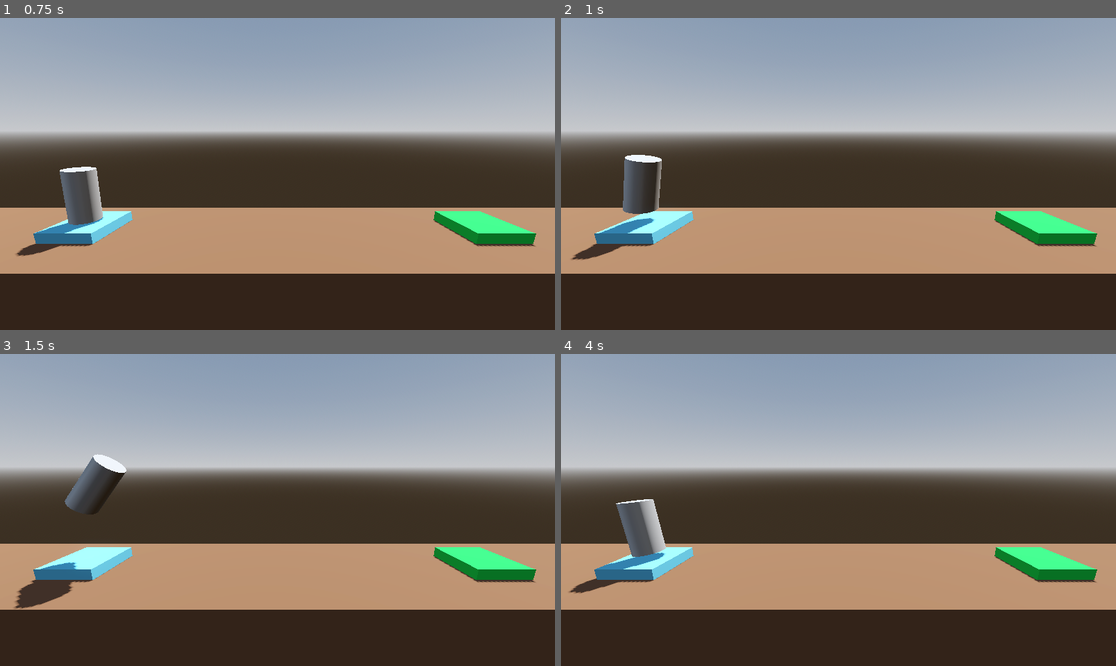
Above: before the commit, frames 1-4 (two rows, left to right).
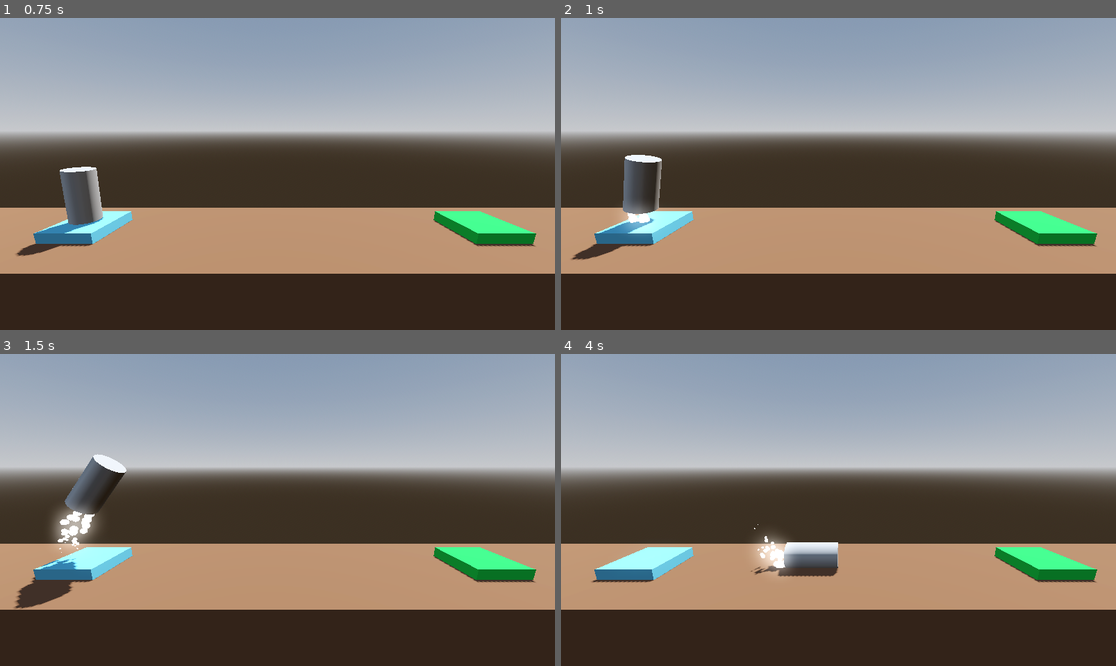
Above: after the commit, the same moments.

Repository: pancat0x10F2C/xXx_SpaceX_Simulator_xXx
Game: Godot game, scene res://Level/level.tscn
The game is run twice, just before and just after one commit, with the same random seed, the same clock (stepped at 60 frames per second) and the same inputs.
Inputs:
- Up to frame 1 (0.75 s): tap Enter at 0.5 s; hold D (rotate_right) from 0.53 s (still down); hold Space (boost) from 0.53 s (still down)
- Up to frame 2 (1 s): keep holding D (rotate_right); keep holding Space (boost)
- Up to frame 3 (1.5 s): release D (rotate_right) at 1.28 s; release Space (boost) at 1.28 s; hold A (rotate_left) from 1.28 s (still down); tap Space (boost) at 1.35 s
- Up to frame 4 (4 s): release A (rotate_left) at 2.03 s; hold Space (boost) 2.03-2.78 s; hold D (rotate_right) 2.03-3.53 s; tap Space (boost) at 2.85 s; hold A (rotate_left) from 3.53 s (still down); hold Space (boost) from 3.53 s (still down)

Frame 1 is identical in both runs. In frame 2, 0.3% of the frame differs, in the area x 11-17%, y 59-69%; in frame 3, 1.0%; in frame 4, 3.2%, in the area x 1-51%, y 46-77%.

Commit message:
Do some changes and stuff, and ye

Diff:
--- /dev/null
+++ b/Level/LandingPad.gd
@@ -0,0 +1,3 @@
+extends CSGBox3D
+
+@export_file("*.tscn") var file_path
--- a/Level/level.tscn
+++ b/Level/level.tscn
@@ -1,6 +1,7 @@
-[gd_scene load_steps=8 format=3 uid="uid://b2ak3ik1l63pw"]
+[gd_scene load_steps=9 format=3 uid="uid://b2ak3ik1l63pw"]
 
 [ext_resource type="PackedScene" uid="uid://drgldvpy4wbmu" path="res://player.tscn" id="1_lo54m"]
+[ext_resource type="Script" uid="uid://d4ha3k8soc2ow" path="res://Level/LandingPad.gd" id="1_lrvxl"]
 
 [sub_resource type="ProceduralSkyMaterial" id="ProceduralSkyMaterial_a63hh"]
 sky_horizon_color = Color(0.64625, 0.65575, 0.67075, 1)
@@ -50,6 +51,8 @@
 use_collision = true
 size = Vector3(2, 0.4, 2)
 material = SubResource("StandardMaterial3D_2tbjd")
+script = ExtResource("1_lrvxl")
+file_path = "res://Level/level_2.tscn"
 
 [node name="Camera3D" type="Camera3D" parent="."]
 transform = Transform3D(1, 0, 0, 0, 0.978148, 0.207912, 0, -0.207912, 0.978148, 0, 3.902, 7.485)
--- /dev/null
+++ b/Level/level_2.tscn
@@ -0,0 +1,70 @@
+[gd_scene load_steps=10 format=3 uid="uid://dpfuu7jed77hr"]
+
+[ext_resource type="Script" path="res://Level/LandingPad.gd" id="1_emcsv"]
+[ext_resource type="PackedScene" uid="uid://drgldvpy4wbmu" path="res://player.tscn" id="2_n4sk3"]
+
+[sub_resource type="ProceduralSkyMaterial" id="ProceduralSkyMaterial_a63hh"]
+sky_horizon_color = Color(0.64625, 0.65575, 0.67075, 1)
+ground_horizon_color = Color(0.64625, 0.65575, 0.67075, 1)
+
+[sub_resource type="Sky" id="Sky_5dwtj"]
+sky_material = SubResource("ProceduralSkyMaterial_a63hh")
+
+[sub_resource type="Environment" id="Environment_1g3vc"]
+background_mode = 2
+sky = SubResource("Sky_5dwtj")
+tonemap_mode = 2
+glow_enabled = true
+
+[sub_resource type="StandardMaterial3D" id="StandardMaterial3D_e0m4k"]
+albedo_color = Color(0.4, 0.270588, 0.176471, 1)
+
+[sub_resource type="StandardMaterial3D" id="StandardMaterial3D_sn1gy"]
+albedo_color = Color(0.890196, 0.501961, 0.917647, 1)
+
+[sub_resource type="StandardMaterial3D" id="StandardMaterial3D_78nla"]
+albedo_color = Color(0.337255, 0.662745, 0.788235, 1)
+
+[sub_resource type="StandardMaterial3D" id="StandardMaterial3D_2tbjd"]
+albedo_color = Color(0.0862745, 0.729412, 0.239216, 1)
+
+[node name="Level" type="Node3D"]
+
+[node name="DirectionalLight3D" type="DirectionalLight3D" parent="."]
+transform = Transform3D(-0.866023, -0.433016, 0.250001, 0, 0.499998, 0.866027, -0.500003, 0.749999, -0.43301, 0, 0, 0)
+shadow_enabled = true
+
+[node name="WorldEnvironment" type="WorldEnvironment" parent="."]
+environment = SubResource("Environment_1g3vc")
+
+[node name="Floor" type="CSGBox3D" parent="." groups=["Hazard"]]
+transform = Transform3D(1, 0, 0, 0, 1, 0, 0, 0, 1, 0, -4, 0)
+use_collision = true
+size = Vector3(30, 8, 5)
+material = SubResource("StandardMaterial3D_e0m4k")
+
+[node name="Obstacle" type="CSGBox3D" parent="." groups=["Hazard"]]
+transform = Transform3D(1, 0, 0, 0, 1, 0, 0, 0, 1, 0, 1.4546, 0)
+use_collision = true
+size = Vector3(3, 2, 3)
+material = SubResource("StandardMaterial3D_sn1gy")
+
+[node name="LaunchPad" type="CSGBox3D" parent="."]
+transform = Transform3D(1, 0, 0, 0, 1, 0, 0, 0, 1, -7.5, 0.2, 0)
+use_collision = true
+size = Vector3(2, 0.4, 2)
+material = SubResource("StandardMaterial3D_78nla")
+
+[node name="LandingPad" type="CSGBox3D" parent="." groups=["Goal"]]
+transform = Transform3D(1, 0, 0, 0, 1, 0, 0, 0, 1, 8, 0.2, 0)
+use_collision = true
+size = Vector3(2, 0.4, 2)
+material = SubResource("StandardMaterial3D_2tbjd")
+script = ExtResource("1_emcsv")
+file_path = "res://Level/level_3.tscn"
+
+[node name="Camera3D" type="Camera3D" parent="."]
+transform = Transform3D(1, 0, 0, 0, 0.978148, 0.207912, 0, -0.207912, 0.978148, 0, 3.902, 7.485)
+
+[node name="Player" parent="." instance=ExtResource("2_n4sk3")]
+transform = Transform3D(1, 0, 0, 0, 1, 0, 0, 0, 1, -7.5, 1.53833, 0)
--- /dev/null
+++ b/Level/level_3.tscn
@@ -0,0 +1,70 @@
+[gd_scene load_steps=10 format=3 uid="uid://lb7hs8awperu"]
+
+[ext_resource type="Script" path="res://Level/LandingPad.gd" id="1_jvf6s"]
+[ext_resource type="PackedScene" uid="uid://drgldvpy4wbmu" path="res://player.tscn" id="2_25y01"]
+
+[sub_resource type="ProceduralSkyMaterial" id="ProceduralSkyMaterial_a63hh"]
+sky_horizon_color = Color(0.64625, 0.65575, 0.67075, 1)
+ground_horizon_color = Color(0.64625, 0.65575, 0.67075, 1)
+
+[sub_resource type="Sky" id="Sky_5dwtj"]
+sky_material = SubResource("ProceduralSkyMaterial_a63hh")
+
+[sub_resource type="Environment" id="Environment_1g3vc"]
+background_mode = 2
+sky = SubResource("Sky_5dwtj")
+tonemap_mode = 2
+glow_enabled = true
+
+[sub_resource type="StandardMaterial3D" id="StandardMaterial3D_e0m4k"]
+albedo_color = Color(0.4, 0.270588, 0.176471, 1)
+
+[sub_resource type="StandardMaterial3D" id="StandardMaterial3D_sn1gy"]
+albedo_color = Color(0.890196, 0.501961, 0.917647, 1)
+
+[sub_resource type="StandardMaterial3D" id="StandardMaterial3D_78nla"]
+albedo_color = Color(0.337255, 0.662745, 0.788235, 1)
+
+[sub_resource type="StandardMaterial3D" id="StandardMaterial3D_2tbjd"]
+albedo_color = Color(0.0862745, 0.729412, 0.239216, 1)
+
+[node name="Level" type="Node3D"]
+
+[node name="DirectionalLight3D" type="DirectionalLight3D" parent="."]
+transform = Transform3D(-0.866023, -0.433016, 0.250001, 0, 0.499998, 0.866027, -0.500003, 0.749999, -0.43301, 0, 0, 0)
+shadow_enabled = true
+
+[node name="WorldEnvironment" type="WorldEnvironment" parent="."]
+environment = SubResource("Environment_1g3vc")
+
+[node name="Floor" type="CSGBox3D" parent="." groups=["Hazard"]]
+transform = Transform3D(1, 0, 0, 0, 1, 0, 0, 0, 1, 0, -4, 0)
+use_collision = true
+size = Vector3(30, 8, 5)
+material = SubResource("StandardMaterial3D_e0m4k")
+
+[node name="Obstacle" type="CSGBox3D" parent="." groups=["Hazard"]]
+transform = Transform3D(1, 0, 0, 0, 1, 0, 0, 0, 1, 0, 6.49113, 0)
+use_collision = true
+size = Vector3(10, 2, 3)
+material = SubResource("StandardMaterial3D_sn1gy")
+
+[node name="LaunchPad" type="CSGBox3D" parent="."]
+transform = Transform3D(1, 0, 0, 0, 1, 0, 0, 0, 1, -7.5, 0.2, 0)
+use_collision = true
+size = Vector3(2, 0.4, 2)
+material = SubResource("StandardMaterial3D_78nla")
+
+[node name="LandingPad" type="CSGBox3D" parent="." groups=["Goal"]]
+transform = Transform3D(1, 0, 0, 0, 1, 0, 0, 0, 1, 8, 0.2, 0)
+use_collision = true
+size = Vector3(2, 0.4, 2)
+material = SubResource("StandardMaterial3D_2tbjd")
+script = ExtResource("1_jvf6s")
+file_path = "res://Level/level_4.tscn"
+
+[node name="Camera3D" type="Camera3D" parent="."]
+transform = Transform3D(1, 0, 0, 0, 0.978148, 0.207912, 0, -0.207912, 0.978148, 0, 3.902, 7.485)
+
+[node name="Player" parent="." instance=ExtResource("2_25y01")]
+transform = Transform3D(1, 0, 0, 0, 1, 0, 0, 0, 1, -7.5, 1.53833, 0)
--- /dev/null
+++ b/Level/level_4.tscn
@@ -0,0 +1,66 @@
+[gd_scene load_steps=10 format=3 uid="uid://1kyofsu75wk1"]
+
+[ext_resource type="Script" path="res://Level/LandingPad.gd" id="1_i4d4q"]
+[ext_resource type="PackedScene" uid="uid://drgldvpy4wbmu" path="res://player.tscn" id="2_n1q6l"]
+[ext_resource type="PackedScene" uid="uid://cyuunyopfus0f" path="res://moving_hazard.tscn" id="3_w5iar"]
+
+[sub_resource type="ProceduralSkyMaterial" id="ProceduralSkyMaterial_a63hh"]
+sky_horizon_color = Color(0.64625, 0.65575, 0.67075, 1)
+ground_horizon_color = Color(0.64625, 0.65575, 0.67075, 1)
+
+[sub_resource type="Sky" id="Sky_5dwtj"]
+sky_material = SubResource("ProceduralSkyMaterial_a63hh")
+
+[sub_resource type="Environment" id="Environment_1g3vc"]
+background_mode = 2
+sky = SubResource("Sky_5dwtj")
+tonemap_mode = 2
+glow_enabled = true
+
+[sub_resource type="StandardMaterial3D" id="StandardMaterial3D_e0m4k"]
+albedo_color = Color(0.4, 0.270588, 0.176471, 1)
+
+[sub_resource type="StandardMaterial3D" id="StandardMaterial3D_78nla"]
+albedo_color = Color(0.337255, 0.662745, 0.788235, 1)
+
+[sub_resource type="StandardMaterial3D" id="StandardMaterial3D_2tbjd"]
+albedo_color = Color(0.0862745, 0.729412, 0.239216, 1)
+
+[node name="Level" type="Node3D"]
+
+[node name="DirectionalLight3D" type="DirectionalLight3D" parent="."]
+transform = Transform3D(-0.866023, -0.433016, 0.250001, 0, 0.499998, 0.866027, -0.500003, 0.749999, -0.43301, 0, 0, 0)
+shadow_enabled = true
+
+[node name="WorldEnvironment" type="WorldEnvironment" parent="."]
+environment = SubResource("Environment_1g3vc")
+
+[node name="Floor" type="CSGBox3D" parent="." groups=["Hazard"]]
+transform = Transform3D(1, 0, 0, 0, 1, 0, 0, 0, 1, 0, -4, 0)
+use_collision = true
+size = Vector3(30, 8, 5)
+material = SubResource("StandardMaterial3D_e0m4k")
+
+[node name="LaunchPad" type="CSGBox3D" parent="."]
+transform = Transform3D(1, 0, 0, 0, 1, 0, 0, 0, 1, -7.5, 0.2, 0)
+use_collision = true
+size = Vector3(2, 0.4, 2)
+material = SubResource("StandardMaterial3D_78nla")
+
+[node name="LandingPad" type="CSGBox3D" parent="." groups=["Goal"]]
+transform = Transform3D(1, 0, 0, 0, 1, 0, 0, 0, 1, 8, 0.2, 0)
+use_collision = true
+size = Vector3(2, 0.4, 2)
+material = SubResource("StandardMaterial3D_2tbjd")
+script = ExtResource("1_i4d4q")
+file_path = "res://Level/level.tscn"
+
+[node name="Camera3D" type="Camera3D" parent="."]
+transform = Transform3D(1, 0, 0, 0, 0.978148, 0.207912, 0, -0.207912, 0.978148, 0, 3.902, 7.485)
+
+[node name="Player" parent="." instance=ExtResource("2_n1q6l")]
+transform = Transform3D(1, 0, 0, 0, 1, 0, 0, 0, 1, -7.5, 1.53833, 0)
+
+[node name="MovingHazard" parent="." instance=ExtResource("3_w5iar")]
+destination = Vector3(0, 2, 0)
+duration = 3.0
--- a/Player.gd
+++ b/Player.gd
@@ -5,29 +5,63 @@
 
 @export var torque_thrust: float = 100.0
 
+var is_transitioning: bool = false
+
+@onready var explosion_audio: AudioStreamPlayer = $ExplosionAudio
+@onready var success_audio: AudioStreamPlayer = $SuccessAudio
+@onready var rocket_audio: AudioStreamPlayer3D = $RocketAudio
+@onready var booster_particles: GPUParticles3D = $BoosterParticles
+@onready var right_booster_particles: GPUParticles3D = $RightBoosterParticles
+@onready var left_booster_particles: GPUParticles3D = $LeftBoosterParticles
+
 # Called every frame. 'delta' is the elapsed time since the previous frame.
 func _process(delta: float) -> void:
 	if Input.is_action_pressed("boost"):
 		apply_central_force(basis.y * delta * thrust)
+		booster_particles.emitting = true
+		if rocket_audio.playing == false:
+			rocket_audio.play()
+	else:
+		booster_particles.emitting = false
+		rocket_audio.stop()
 
 	if Input.is_action_pressed("rotate_left"):
 		apply_torque(Vector3(0.0, 0.0, torque_thrust * delta))
+		right_booster_particles.emitting = true
+	else:
+		right_booster_particles.emitting = false
 
 	if Input.is_action_pressed("rotate_right"):
 		apply_torque(Vector3(0.0, 0.0, -torque_thrust * delta))
+		left_booster_particles.emitting = true
+	else:
+		left_booster_particles.emitting = false
 
 
 func _on_body_entered(body: Node) -> void:
-	if "Goal" in body.get_groups():
-		complete_level()
+	if is_transitioning == false:
+		if "Goal" in body.get_groups():
+			complete_level(body.file_path)
 
-	if "Hazard" in body.get_groups():
-		crash_sequence()
+		if "Hazard" in body.get_groups():
+			crash_sequence()
 
 func crash_sequence() -> void:
 	print("KABOOM!")
-	get_tree().reload_current_scene()
+	explosion_audio.play()
+	set_process(false)
+	is_transitioning = true
+	var tween = create_tween()
+	tween.tween_interval(2.5)
+	tween.tween_callback(get_tree().reload_current_scene)
 
-func complete_level() -> void:
+func complete_level(next_level_file: String) -> void:
 	print("Level Complete")
-	get_tree().quit()
+	success_audio.play()
+	set_process(false)
+	is_transitioning = true
+	var tween = create_tween()
+	tween.tween_interval(1.5)
+	tween.tween_callback(
+		get_tree().change_scene_to_file.bind(next_level_file)
+	)
--- a/Test.tscn
+++ /dev/null
@@ -1,10 +0,0 @@
-[gd_scene load_steps=2 format=3 uid="uid://dnnka5th1gldj"]
-
-[ext_resource type="Texture2D" uid="uid://ocqr4kaowgws" path="res://icon.svg" id="1_mtyf4"]
-
-[node name="Node2D" type="Node2D"]
-
-[node name="Sprite2D" type="Sprite2D" parent="."]
-texture = ExtResource("1_mtyf4")
-
-[node name="Node2D" type="Node2D" parent="."]
--- /dev/null
+++ b/booster_particles.tscn
@@ -0,0 +1,36 @@
+[gd_scene load_steps=6 format=3 uid="uid://dvgvb6rsjocao"]
+
+[sub_resource type="Curve" id="Curve_w7ove"]
+_data = [Vector2(0, 1), 0.0, 1.40451, 0, 0, Vector2(1, 0), -2.21649, 0.0, 0, 0]
+point_count = 2
+
+[sub_resource type="CurveTexture" id="CurveTexture_0capg"]
+curve = SubResource("Curve_w7ove")
+
+[sub_resource type="ParticleProcessMaterial" id="ParticleProcessMaterial_fgg2i"]
+direction = Vector3(0, -1, 0)
+spread = 15.0
+gravity = Vector3(0, 0, 0)
+initial_velocity_min = 2.0
+initial_velocity_max = 4.0
+damping_min = 9.0
+damping_max = 9.0
+scale_curve = SubResource("CurveTexture_0capg")
+
+[sub_resource type="StandardMaterial3D" id="StandardMaterial3D_6pwbh"]
+emission_enabled = true
+emission = Color(1, 1, 1, 1)
+emission_energy_multiplier = 2.0
+
+[sub_resource type="SphereMesh" id="SphereMesh_atjxn"]
+material = SubResource("StandardMaterial3D_6pwbh")
+radius = 0.1
+height = 0.2
+radial_segments = 32
+rings = 16
+
+[node name="BoosterParticles" type="GPUParticles3D"]
+amount = 32
+lifetime = 0.5
+process_material = SubResource("ParticleProcessMaterial_fgg2i")
+draw_pass_1 = SubResource("SphereMesh_atjxn")
--- a/data/map.tscn
+++ /dev/null
@@ -1,11 +0,0 @@
-[gd_scene load_steps=8 format=3 uid="uid://b2ak3ik1l63pw"]
-
-[ext_resource type="PackedScene" uid="uid://drgldvpy4wbmu" path="res://player.tscn" id="1_lo54m"]
-
-[sub_resource type="ProceduralSkyMaterial" id="ProceduralSkyMaterial_a63hh"]
-sky_horizon_color = Color(0.64625, 0.65575, 0.67075, 1)
-ground_horizon_color = Color(0.64625, 0.65575, 0.67075, 1)
-
-[sub_resource type="Sky" id="Sky_5dwtj"]
-sky_material = SubResource("ProceduralSkyMaterial_a63hh")
->
--- a/data/rocket.gd
+++ /dev/null
@@ -1,15 +0,0 @@
-extends RigidBody3D
-
-@export_range(750.0, 3000.0) var thrust: float = 1000.0
-
-@export var torque_thrust: float = 100.0
-
-func _process(delta: float) -> void:
-	if Input.is_action_pressed("boost"):
-		apply_central_force(basis.y * delta * thrust)
-
-	if Input.is_action_pressed("rotate_left"):
-		apply_torque(Vector3(0.0, 0.0, torque_thrust * delta))
-
-	if Input.is_action_pressed("rotate_right"):
-		apply_torque(Vector3(0.0, 0.0, -torque_thrust * delta))
--- /dev/null
+++ b/moving_hazard.gd
@@ -0,0 +1,17 @@
+extends AnimatableBody3D
+
+@export var destination: Vector3
+@export var duration: float = 1.0
+
+# Called when the node enters the scene tree for the first time.
+func _ready() -> void:
+	var tween = create_tween()
+	tween.set_loops()
+	tween.set_trans(Tween.TRANS_SINE)
+	tween.tween_property(self, "global_position", global_position + destination, duration)
+	tween.tween_property(self, "global_position", global_position, duration)
+
+
+# Called every frame. 'delta' is the elapsed time since the previous frame.
+func _process(delta: float) -> void:
+	pass
--- /dev/null
+++ b/moving_hazard.tscn
@@ -0,0 +1,23 @@
+[gd_scene load_steps=5 format=3 uid="uid://cyuunyopfus0f"]
+
+[ext_resource type="Script" path="res://moving_hazard.gd" id="1_jhh70"]
+
+[sub_resource type="StandardMaterial3D" id="StandardMaterial3D_imtve"]
+albedo_color = Color(0.984314, 0.964706, 0.384314, 1)
+
+[sub_resource type="BoxMesh" id="BoxMesh_14h6f"]
+size = Vector3(3, 3, 3)
+
+[sub_resource type="ConvexPolygonShape3D" id="ConvexPolygonShape3D_ncvmv"]
+points = PackedVector3Array(-1.5, -1.49971, -1.49971, 1.5, 1.49978, 1.49978, 1.5, -1.49978, 1.49978, 1.5, 1.49978, -1.49978, -1.5, 1.49971, 1.49971, 1.5, -1.49978, -1.49978, -1.5, -1.49971, 1.49971, -1.5, 1.49971, -1.49971)
+
+[node name="MovingHazard" type="AnimatableBody3D" groups=["Hazard"]]
+transform = Transform3D(1, 0, 0, 0, 1, 0, 0, 0, 1, 0, 1.74099, 0)
+script = ExtResource("1_jhh70")
+
+[node name="MeshInstance3D" type="MeshInstance3D" parent="."]
+material_override = SubResource("StandardMaterial3D_imtve")
+mesh = SubResource("BoxMesh_14h6f")
+
+[node name="CollisionShape3D" type="CollisionShape3D" parent="."]
+shape = SubResource("ConvexPolygonShape3D_ncvmv")
--- a/player.tscn
+++ b/player.tscn
@@ -1,6 +1,10 @@
-[gd_scene load_steps=4 format=3 uid="uid://drgldvpy4wbmu"]
+[gd_scene load_steps=8 format=3 uid="uid://drgldvpy4wbmu"]
 
 [ext_resource type="Script" path="res://Player.gd" id="1_ebikn"]
+[ext_resource type="AudioStream" uid="uid://eawjdi7dykji" path="res://Audio/SFX - Death Explosion.ogg" id="2_4ukqj"]
+[ext_resource type="AudioStream" uid="uid://gcvmfk820m4t" path="res://Audio/SFX - Success.ogg" id="3_wepuj"]
+[ext_resource type="AudioStream" uid="uid://fgdb6wp8xuy0" path="res://Audio/SFX - Main engine thrust.ogg" id="4_85505"]
+[ext_resource type="PackedScene" uid="uid://dvgvb6rsjocao" path="res://booster_particles.tscn" id="5_aggt0"]
 
 [sub_resource type="CylinderMesh" id="CylinderMesh_4wk83"]
 
@@ -22,4 +26,22 @@
 [node name="CollisionShape3D" type="CollisionShape3D" parent="."]
 shape = SubResource("CylinderShape3D_7cg2f")
 
+[node name="ExplosionAudio" type="AudioStreamPlayer" parent="."]
+stream = ExtResource("2_4ukqj")
+
+[node name="SuccessAudio" type="AudioStreamPlayer" parent="."]
+stream = ExtResource("3_wepuj")
+
+[node name="RocketAudio" type="AudioStreamPlayer3D" parent="."]
+stream = ExtResource("4_85505")
+
+[node name="BoosterParticles" parent="." instance=ExtResource("5_aggt0")]
+transform = Transform3D(1, 0, 0, 0, 1, 0, 0, 0, 1, 0, -1, 0)
+
+[node name="RightBoosterParticles" parent="." instance=ExtResource("5_aggt0")]
+transform = Transform3D(1, 0, 0, 0, 1, 0, 0, 0, 1, 0.4, -1, 0)
+
+[node name="LeftBoosterParticles" parent="." instance=ExtResource("5_aggt0")]
+transform = Transform3D(1, 0, 0, 0, 1, 0, 0, 0, 1, -0.4, -1, 0)
+
 [connection signal="body_entered" from="." to="." method="_on_body_entered"]
--- a/project.godot
+++ b/project.godot
@@ -10,14 +10,9 @@
 
 [application]
 
-config/name="xXx SpaceX Simulator xXx"
 run/main_scene="res://Level/level.tscn"
 config/features=PackedStringArray("4.5", "Forward Plus")
 config/icon="res://icon.svg"
-
-[editor_plugins]
-
-enabled=PackedStringArray("res://addons/godot_super-wakatime/plugin.cfg")
 
 [input]
 
Not shown, added: Audio/SFX - Death Explosion.ogg.import
Not shown, added: Audio/SFX - Main engine thrust.ogg.import
Not shown, added: Audio/SFX - Success.ogg.import
Not shown, added: Level/LandingPad.gd.uid
Binary file added: Out/ProjectBoost.apple-touch-icon.png
Not shown, added: Out/ProjectBoost.apple-touch-icon.png.import
Binary file added: Out/ProjectBoost.icon.png
Not shown, added: Out/ProjectBoost.icon.png.import
Binary file added: Out/ProjectBoost.png
Not shown, added: Out/ProjectBoost.png.import
Not shown, changed: Player.gd.uid
Not shown, removed: addons/godot_super-wakatime/api_key_prompt.tscn
(and 83 more such lines)
